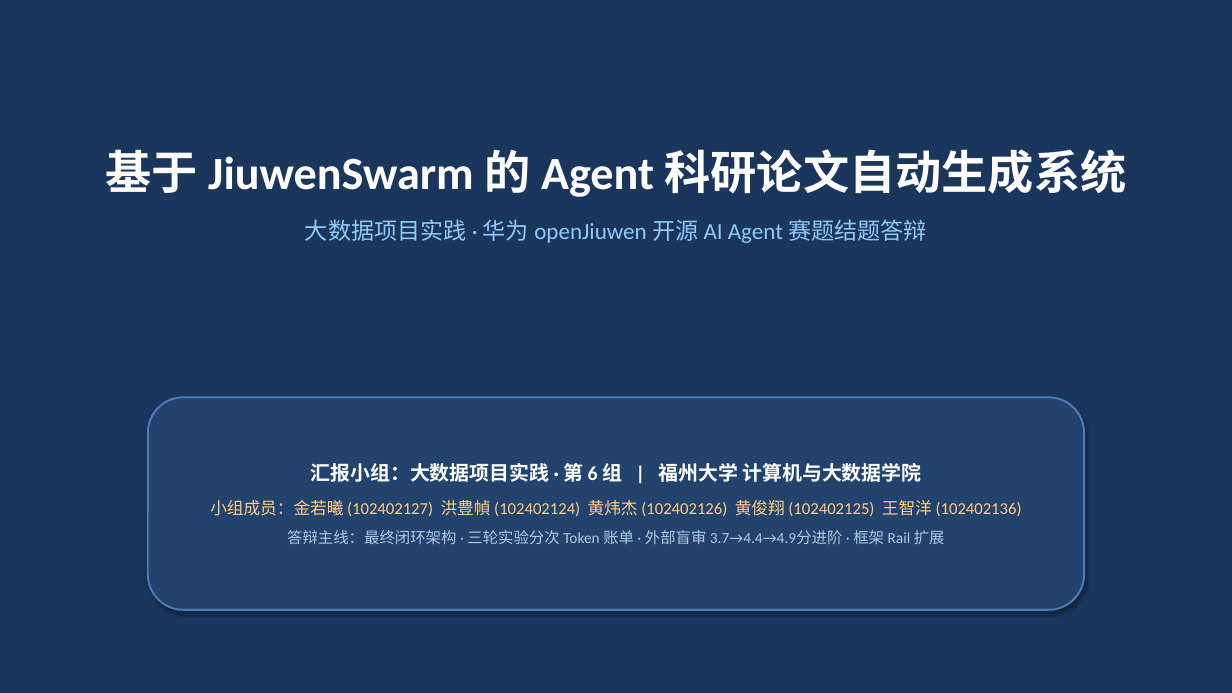
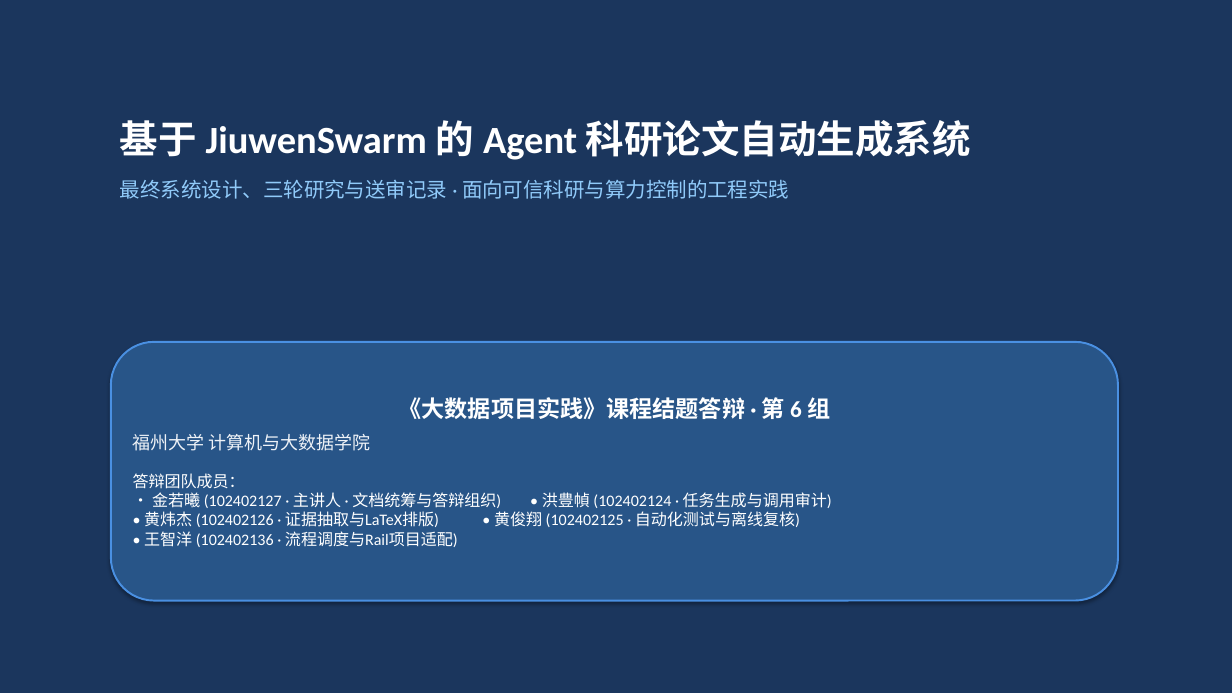
Before and after one commit to MieSheeeep/JiuwenSwarmPaperAgent, a slide deck: slide 1 of docs/第6组项目汇报PPT_终版.pptx. Drawn at 1232x693 pixels with LibreOffice and Linux fonts; fonts in the diff are those of the drawing. Boxes give left, top, right and bottom in pixels: in the first picture for what was removed or moved away, otherwise in the second. Text is boxed around its words. In the diff, an @@ line names an element or a change of style, - is before the commit and + after.

```diff
--- a/docs/第6组项目汇报PPT_终版.pptx
+++ b/docs/第6组项目汇报PPT_终版.pptx
@@ text "基于 JiuwenSwarm 的 Agent 科研论文自动生成系统": place and size @@
-text "基于 JiuwenSwarm 的 Agent 科研论文自动生成系统" at [105, 149, 1127, 243]
+text "基于 JiuwenSwarm 的 Agent 科研论文自动生成系统" at [120, 120, 971, 199]
@@ text at [120, 120, 971, 160]: size 36 to 30 pt in "基于 JiuwenSwarm 的 Agent 科研论文自动生成系统"; alignment centre to left @@
@@ text at [120, 180, 789, 199]: text changed; size 18 to 16 pt @@
-大数据项目实践 · 华为 openJiuwen 开源 AI Agent 赛题结题答辩
+最终系统设计、三轮研究与送审记录 · 面向可信科研与算力控制的工程实践
@@ rounded rectangle "《大数据项目实践》课程结题答辩 · 第 6 组": place and size @@
-rounded rectangle "《大数据项目实践》课程结题答辩 · 第 6 组" at [148, 397, 1084, 610]
+rounded rectangle "《大数据项目实践》课程结题答辩 · 第 6 组" at [111, 342, 1118, 601]
@@ rounded rectangle "《大数据项目实践》课程结题答辩 · 第 6 组" at [111, 342, 1118, 601]: fill #22436E to #285588; outline #4A7EBB 1.5 pt to #4A90E2 1.5 pt @@
@@ text in rounded rectangle at [133, 397, 832, 547]: text changed; size 13 to 12.5 pt; text colour #FFCC80 to #FFFFFF @@
-汇报小组：大数据项目实践 · 第 6 组 | 福州大学 计算机与大数据学院
-小组成员：金若曦 (102402127) 洪豊幀 (102402124) 黄炜杰 (102402126) 黄俊翔 (102402125) 王智洋 (102402136)
-答辩主线：最终闭环架构 · 三轮实验分次 Token 账单 · 外部盲审 3.7→4.4→4.9分进阶 · 框架 Rail 扩展
+《大数据项目实践》课程结题答辩 · 第 6 组
+福州大学 计算机与大数据学院
+答辩团队成员：
+• 金若曦 (102402127 · 主讲人 · 文档统筹与答辩组织) • 洪豊幀 (102402124 · 任务生成与调用审计)
+• 黄炜杰 (102402126 · 证据抽取与LaTeX排版) • 黄俊翔 (102402125 · 自动化测试与离线复核)
+• 王智洋 (102402136 · 流程调度与Rail项目适配)
```
Also in this commit, not shown: 13 other slides changed, 2 slides added, 2 slides removed, 13 other files.
